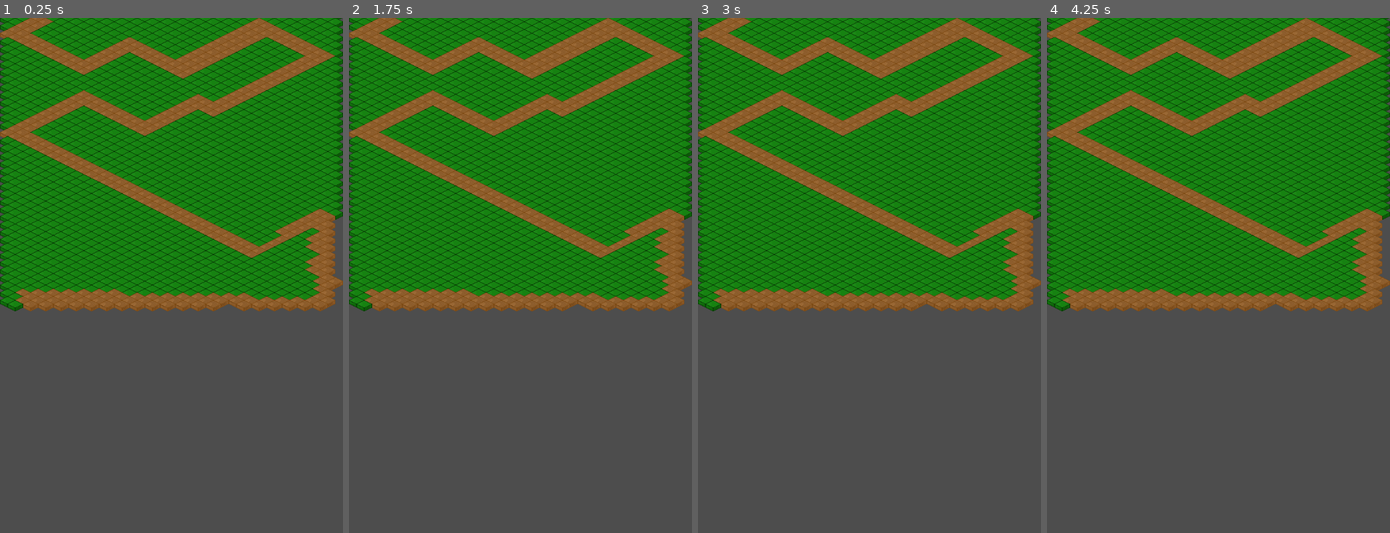
Above: before the commit, frames 1-4 (left to right).
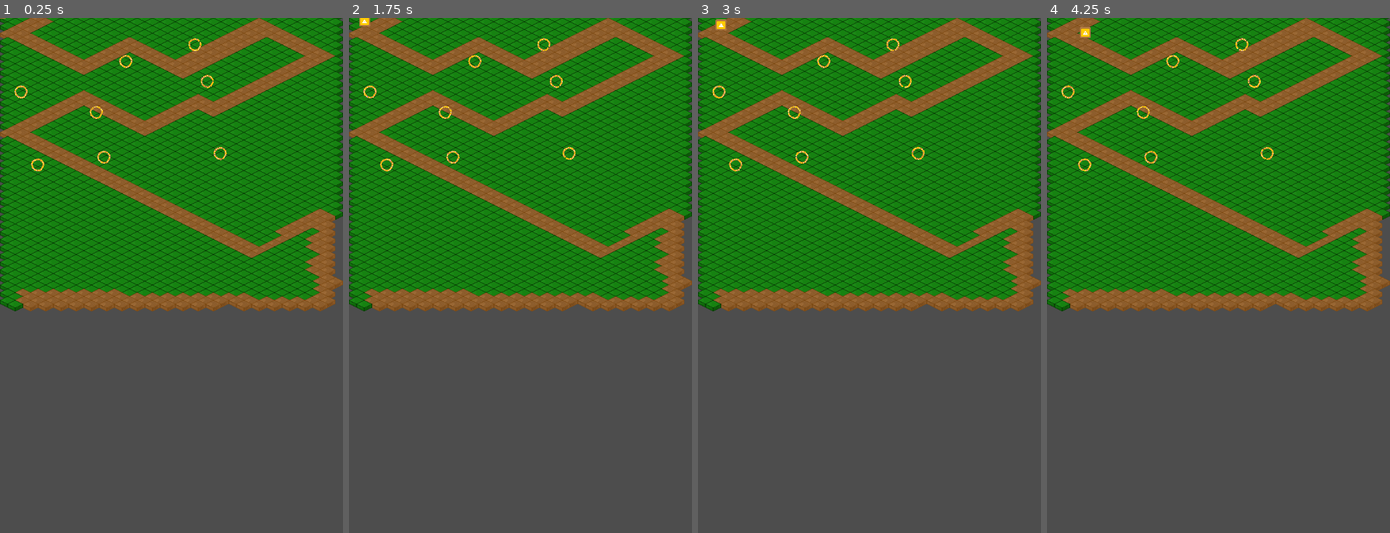
Above: after the commit, the same moments.

Repository: JanBat/GodotSandboxFun
Game: Godot game, scene res://tile_scene.tscn
Same seed, same stepped clock (60 frames per second), same inputs: the game is played once before the commit and once after it. This scene is started directly instead of the project's main scene.
Inputs:
- Up to frame 1 (0.25 s): no input
- Up to frame 2 (1.75 s): hold Right (steer_right) 0.53-1.28 s; tap Up (steer_ahead) at 0.6, 1.35 s; hold Down (steer_back) from 1.28 s (still down)
- Up to frame 3 (3 s): release Down (steer_back) at 2.03 s; hold Right (steer_right) from 2.03 s (still down); tap Up (steer_ahead) at 2.1, 2.85 s
- Up to frame 4 (4.25 s): release Right (steer_right) at 3.53 s; hold Left (steer_left) from 3.53 s (still down); tap Up (steer_ahead) at 3.6 s

The runs differ from the first frame. In frame 1, 0.3% of the frame differs, in the area x 0-67%, y 0-30%; in frame 2, 0.3%; in frame 3, 0.4%; in frame 4, 0.4%, in the area x 4-67%, y 1-30%.

Commit message:
coins added to tilescene + snake movement bug fix

Diff:
--- /dev/null
+++ b/SimpleParticleEngine.gd
@@ -0,0 +1,27 @@
+extends Node2D
+
+
+@export
+var particle_count = 100
+
+var particles = []
+
+# Called when the node enters the scene tree for the first time.
+func _ready():
+	var path: Path2D = get_node("Path2D")
+	particles.append(get_node("Path2D/PathFollow2D"))
+	for _i in range(particle_count):
+		var particle: PathFollow2D = get_node("Path2D/PathFollow2D").duplicate()
+
+		path.add_child(particle)
+
+		particle.progress_ratio = randf()
+		particles.append(particle)
+
+
+
+
+# Called every frame. 'delta' is the elapsed time since the previous frame.
+func _process(delta):
+	for p in particles:
+		p.progress_ratio += delta * (5 + randf()) / 50
--- /dev/null
+++ b/coin.gd
@@ -0,0 +1,18 @@
+extends Area2D
+
+
+# Called when the node enters the scene tree for the first time.
+func _ready():
+	pass # Replace with function body.
+
+
+# Called every frame. 'delta' is the elapsed time since the previous frame.
+func _process(delta):
+	pass
+
+
+func _on_area_entered(area: Area2D):
+	var name = area.name
+	if area.name == "Snake":
+		area.coins_eaten += 1
+	queue_free()
--- a/coin.tscn
+++ b/coin.tscn
@@ -1,16 +1,48 @@
-[gd_scene load_steps=3 format=3 uid="uid://cqtaul20rn73m"]
+[gd_scene load_steps=7 format=3 uid="uid://cqtaul20rn73m"]
 
+[ext_resource type="Script" path="res://coin.gd" id="1_itvqv"]
 [ext_resource type="Texture2D" uid="uid://ctwytdb3diji4" path="res://art/Tile/brown_block.png" id="1_owvx1"]
+[ext_resource type="Script" path="res://SimpleParticleEngine.gd" id="2_ov5a5"]
+[ext_resource type="Texture2D" uid="uid://bfkveflcexy2e" path="res://art/boxExplosive.png" id="3_u1wym"]
 
 [sub_resource type="Curve2D" id="Curve2D_na5s3"]
+_data = {
+"points": PackedVector2Array(0, 0, 0, 0, 1, -6, 0, 0, 0, 0, -5, -8, 0, 0, 0, 0, -10, -13, 0, 0, 0, 0, -11, -20, 0, 0, 0, 0, -9, -25, 0, 0, 0, 0, -5, -28, 0, 0, 0, 0, 2, -30, 0, 0, 0, 0, 8, -28, 0, 0, 0, 0, 13, -22, 0, 0, 0, 0, 13, -16, 0, 0, 0, 0, 10, -11, 0, 0, 0, 0, 7, -7, 0, 0, 0, 0, 1, -6)
+}
+point_count = 13
 
-[node name="Coin" type="Node2D"]
+[sub_resource type="CircleShape2D" id="CircleShape2D_oxi0o"]
+radius = 8.40237
 
-[node name="BrownBlock" type="Sprite2D" parent="."]
+[node name="Coin" type="Area2D"]
+position = Vector2(367, 281)
+script = ExtResource("1_itvqv")
+metadata/_edit_group_ = true
+
+[node name="BrownReferenceBlock" type="Sprite2D" parent="."]
+visible = false
 position = Vector2(0, 8)
 texture = ExtResource("1_owvx1")
 
-[node name="Particles" type="Node2D" parent="BrownBlock"]
+[node name="SimpleParticleEngine" type="Node2D" parent="."]
+position = Vector2(0, 8)
+scale = Vector2(1, 1)
+script = ExtResource("2_ov5a5")
 
-[node name="Path2D" type="Path2D" parent="BrownBlock/Particles"]
+[node name="Path2D" type="Path2D" parent="SimpleParticleEngine"]
 curve = SubResource("Curve2D_na5s3")
+
+[node name="PathFollow2D" type="PathFollow2D" parent="SimpleParticleEngine/Path2D"]
+position = Vector2(2.08624, -5.63792)
+rotation = -2.81984
+h_offset = -1.145
+
+[node name="Sprite2D" type="Sprite2D" parent="SimpleParticleEngine/Path2D/PathFollow2D"]
+rotation = 2.81984
+scale = Vector2(0.05, 0.05)
+texture = ExtResource("3_u1wym")
+
+[node name="CollisionShape2D" type="CollisionShape2D" parent="."]
+shape = SubResource("CircleShape2D_oxi0o")
+
+[connection signal="area_entered" from="." to="." method="_on_area_entered"]
--- a/snake.gd
+++ b/snake.gd
@@ -90,12 +90,13 @@
 
 
 func _on_snack_timer_timeout():
-	coins_eaten += 1
+	pass
+	# coins_eaten += 1
 
 func move():
 	var old_position = position
+	direction = new_direction
 	grid_location = grid_location + direction
-	direction = new_direction
 	position = grid_to_local(grid_location)
 	moved.emit(old_position, position)
 
--- a/snake.tscn
+++ b/snake.tscn
@@ -1,16 +1,16 @@
-[gd_scene load_steps=4 format=3 uid="uid://dsjhm1josomyh"]
+[gd_scene load_steps=5 format=3 uid="uid://dsjhm1josomyh"]
 
 [ext_resource type="Script" path="res://snake.gd" id="1_arvse"]
 [ext_resource type="Texture2D" uid="uid://bfkveflcexy2e" path="res://art/boxExplosive.png" id="1_f1mm8"]
+[ext_resource type="Texture2D" uid="uid://ctwytdb3diji4" path="res://art/Tile/brown_block.png" id="3_save1"]
 
 [sub_resource type="RectangleShape2D" id="RectangleShape2D_n0w76"]
-size = Vector2(60, 60)
 
 [node name="Snake" type="Area2D"]
 script = ExtResource("1_arvse")
 
 [node name="MoveTimer" type="Timer" parent="."]
-wait_time = 0.5
+wait_time = 0.8
 autostart = true
 
 [node name="SnackTimer" type="Timer" parent="."]
@@ -18,12 +18,17 @@
 autostart = true
 
 [node name="HeadSprite" type="Sprite2D" parent="."]
+position = Vector2(0.5, -9.5)
+scale = Vector2(0.328571, 0.328571)
 texture = ExtResource("1_f1mm8")
 
 [node name="CollisionShape2D" type="CollisionShape2D" parent="."]
-position = Vector2(2.98023e-06, 2.98023e-06)
-scale = Vector2(1, 1)
+position = Vector2(0.499996, -9.5)
 shape = SubResource("RectangleShape2D_n0w76")
+
+[node name="ReferenceBlock" type="Sprite2D" parent="."]
+visible = false
+texture = ExtResource("3_save1")
 
 [connection signal="timeout" from="MoveTimer" to="." method="_on_move_timer_timeout"]
 [connection signal="timeout" from="SnackTimer" to="." method="_on_snack_timer_timeout"]
--- a/snake_body_segment.tscn
+++ b/snake_body_segment.tscn
@@ -1,17 +1,24 @@
-[gd_scene load_steps=4 format=3 uid="uid://ltotq6qdpdiv"]
+[gd_scene load_steps=5 format=3 uid="uid://ltotq6qdpdiv"]
 
 [ext_resource type="Script" path="res://SnakeBodySegment.gd" id="1_4644r"]
 [ext_resource type="Texture2D" uid="uid://pkpvwvknjjn5" path="res://art/boxCoinAlt.png" id="2_lrsa7"]
+[ext_resource type="Texture2D" uid="uid://ctwytdb3diji4" path="res://art/Tile/brown_block.png" id="3_hjcr8"]
 
 [sub_resource type="RectangleShape2D" id="RectangleShape2D_15mlp"]
-size = Vector2(57, 60)
+size = Vector2(10.5, 11)
 
 [node name="SnakeBodySegment" type="Area2D"]
 script = ExtResource("1_4644r")
 
 [node name="CollisionShape2D" type="CollisionShape2D" parent="."]
-position = Vector2(0.5, 1)
+position = Vector2(0.25, -4.5)
 shape = SubResource("RectangleShape2D_15mlp")
 
 [node name="Sprite2D" type="Sprite2D" parent="."]
+position = Vector2(0.5, -4)
+scale = Vector2(0.185714, 0.2)
 texture = ExtResource("2_lrsa7")
+
+[node name="ReferenceBlock" type="Sprite2D" parent="."]
+visible = false
+texture = ExtResource("3_hjcr8")
--- a/tile_scene.tscn
+++ b/tile_scene.tscn
@@ -1,8 +1,10 @@
-[gd_scene load_steps=8 format=3 uid="uid://c4kc222i88ts2"]
+[gd_scene load_steps=10 format=3 uid="uid://c4kc222i88ts2"]
 
 [ext_resource type="Texture2D" uid="uid://ctwytdb3diji4" path="res://art/Tile/brown_block.png" id="1_8yoti"]
 [ext_resource type="Texture2D" uid="uid://b8b0dumtot3oh" path="res://art/Tile/green_block.png" id="2_rlupf"]
 [ext_resource type="Texture2D" uid="uid://g4s1jtjn26yr" path="res://art/Tile/purple.png" id="3_si8sq"]
+[ext_resource type="PackedScene" uid="uid://dsjhm1josomyh" path="res://snake.tscn" id="4_ahtij"]
+[ext_resource type="PackedScene" uid="uid://cqtaul20rn73m" path="res://coin.tscn" id="5_ttt1g"]
 
 [sub_resource type="TileSetAtlasSource" id="TileSetAtlasSource_jsc0v"]
 texture = ExtResource("1_8yoti")
@@ -38,3 +40,31 @@
 format = 2
 layer_0/y_sort_enabled = true
 layer_0/tile_data = PackedInt32Array(589844, 1, 0, -131071, 1, 0, -65535, 1, 0, 2, 1, 0, 65537, 1, 0, 131074, 1, 0, 131 …(24983 unchanged characters)…
+
+[node name="Snake" parent="." node_paths=PackedStringArray("tile_map") instance=ExtResource("4_ahtij")]
+position = Vector2(32, 16)
+tile_map = NodePath("../TileMap")
+
+[node name="Coin" parent="." instance=ExtResource("5_ttt1g")]
+position = Vector2(408, 66)
+
+[node name="Coin2" parent="." instance=ExtResource("5_ttt1g")]
+position = Vector2(78, 318)
+
+[node name="Coin3" parent="." instance=ExtResource("5_ttt1g")]
+position = Vector2(201, 208)
+
+[node name="Coin4" parent="." instance=ExtResource("5_ttt1g")]
+position = Vector2(461, 294)
+
+[node name="Coin5" parent="." instance=ExtResource("5_ttt1g")]
+position = Vector2(217, 302)
+
+[node name="Coin6" parent="." instance=ExtResource("5_ttt1g")]
+position = Vector2(434, 143)
+
+[node name="Coin7" parent="." instance=ExtResource("5_ttt1g")]
+position = Vector2(43, 165)
+
+[node name="Coin8" parent="." instance=ExtResource("5_ttt1g")]
+position = Vector2(263, 101)
